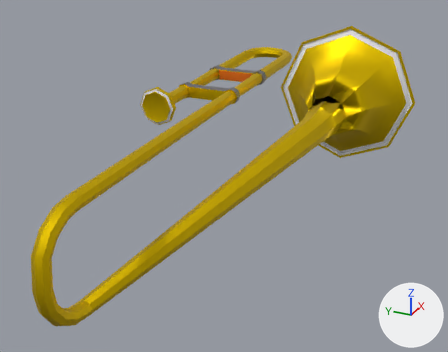
One commit to the FBX model Assets/Meshes/trombone.fbx: the scene before it, then after it.
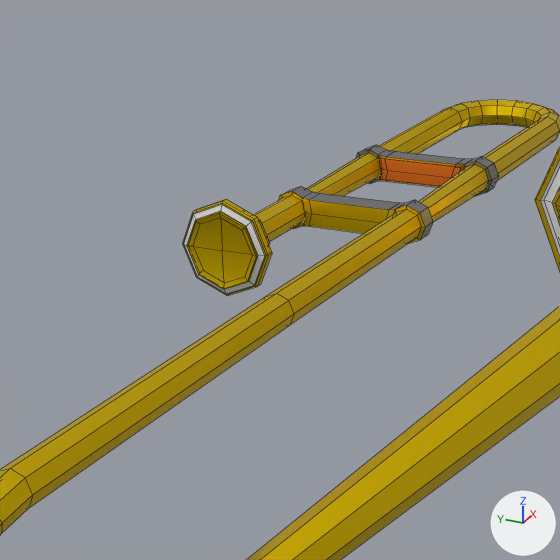
Old and new are each drawn whole from a camera (50 mm lens) standing at (-0.3111, -0.111, 0.1257) and looking at (-0.0919, -0.0124, 0.0161) and again close up on the part from 15% to 65% of the width and 2% to 66% of the height. The lights are fixed; the arrows at lower right show +X, +Y and +Z. The close-ups show mesh edges as thin lines. Where no turn or scale is listed for an object, it has been applied to the vertices. Vertices at the same position are counted once.

The older version as bpy lines, for what is in view:
```python
me_cylinder_004 = bpy.data.meshes.new('Cylinder.004')
me_cylinder_004.from_pydata(...)  # 187 vertices, 190 faces; spans x -0.0707..0.0374, y -0.0031..0.028, z 0.0355..0.043
# faces by material slot: [124, 50, 16]
me_cylinder_004.materials.append(mat_main)  # yellow #e7c500
me_cylinder_004.materials.append(mat_handle)  # grey #969696
me_cylinder_004.materials.append(mat_handlehighlight)  # orange #e76d00
me_cylinder_005 = bpy.data.meshes.new('Cylinder.005')
me_cylinder_005.from_pydata(...)  # 376 vertices, 382 faces; spans x -0.196..-0.01, y -0.077..0.033, z -0.003..0.067
# faces by material slot: [216, 18, 16, 116, 16]
me_cylinder_005.materials.append(mat_main)  # yellow #e7c500
me_cylinder_005.materials.append(mat_handle)  # grey #969696
me_cylinder_005.materials.append(mat_light)  # white #e7e7e7
me_cylinder_005.materials.append(mat_main_001)  # yellow #e7c500
me_cylinder_005.materials.append(mat_light_001)  # white #e7e7e7
ob_handle = bpy.data.objects.new('handle', me_cylinder_004)
ob_handle.location = (0.0, 0.0, 0.0)
ob_main = bpy.data.objects.new('main', me_cylinder_005)
ob_main.location = (0.0, 0.0, 0.0)
```
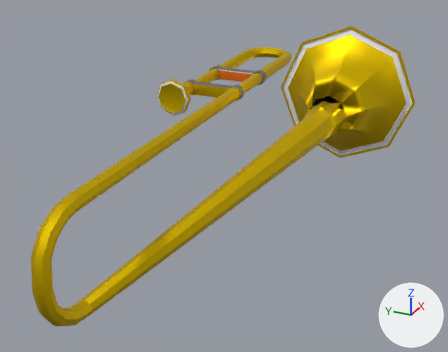
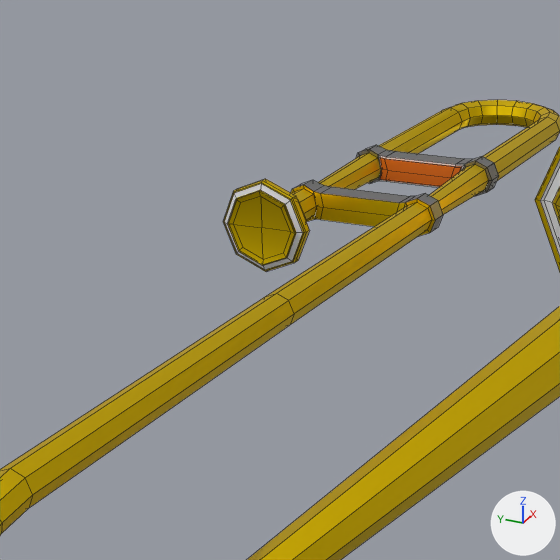
Commit message: QA: adjusted trombone placement

What the commit changed:
me_cylinder_005 has 376 vertices, 382 faces and spans x -0.196..-0.01, y -0.077..0.033, z -0.003..0.067.
me_cylinder_005 is used by ob_main; location (0.0, 0.0, 0.0).
me_cylinder_005 part 2: all 78 vertices in x -0.057..-0.052, y -0.003..0.028, z 0.035..0.043 are moved by (0.005, 0.0, 0.0).
me_cylinder_005 part 3: all 89 vertices in x -0.084..-0.072, y 0.016..0.033, z 0.03..0.048 are moved by (0.014, 0.0, 0.0).
me_cylinder_004 has 187 vertices, 190 faces and spans x -0.0707..0.0374, y -0.0031..0.028, z 0.0355..0.043.
me_cylinder_004 is used by ob_handle; location (0.0, 0.0, 0.0).
me_cylinder_004 part 1: all 10 faces centred in x -0.0226..-0.0225, y 0.0034..0.0215, z 0.0367..0.0418 switch from mat_main (yellow #e7c500) to mat_light (white #e7e7e7).

Pixel boxes [x1, y1, x2, y2] of what changed, in the close-ups (560 x 560 px; the box of a moved part takes in the faces that stretch with it):
part 1 of me_cylinder_004, recoloured: [379, 155, 465, 187] in both
part 2 of me_cylinder_005, moved or reshaped: before [254, 186, 433, 325]; after [267, 180, 443, 325]
part 3 of me_cylinder_005, moved or reshaped: before [183, 199, 272, 296]; after [223, 179, 309, 271]
